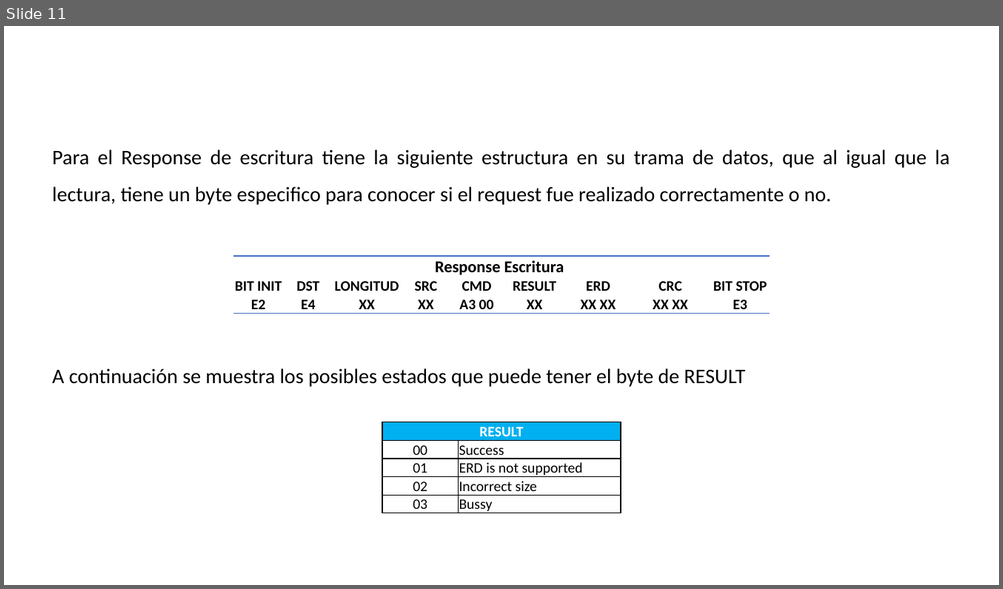
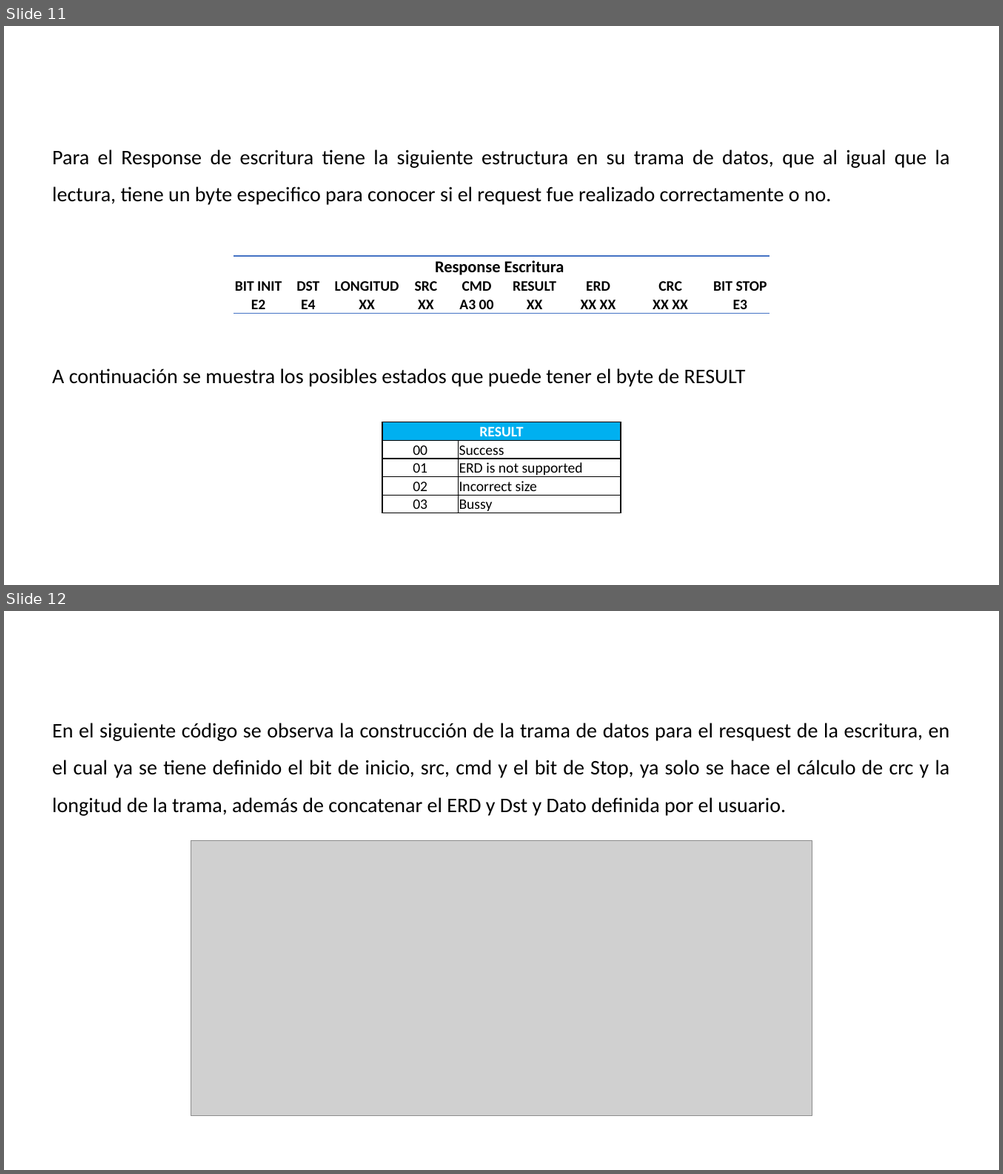
Before and after one commit to LeonelNieto/Serial-GEA, a slide deck: GEA3 Python.pptx. Shown one above the other, each under a label of ours: slide 11 before the commit, slides 11 and 12 after it. The pictures are 1003x589 and 1003x1174 pixels, drawn with LibreOffice and Linux fonts; fonts in the diff are those of the drawing; grey boxes stand for pictures; background and template pictures are left out. Boxes give left, top, right and bottom in pixels: in the first picture for what was removed or moved away, otherwise in the second. Text is boxed around its words. In the diff, an @@ line names an element or a change of style, - is before the commit and + after.

Commit message:
pp lectura y escritura, merge errors labview

```diff
--- a/GEA3 Python.pptx
+++ b/GEA3 Python.pptx
@@ slide 12 added at (4,611,999,1170), background picture (left out); not listed: 1 template element that a slide beside it also shows @@
@@ text added at (52,723,950,816), 20 pt, text #000000 @@
+En el siguiente código se observa la construcción de la trama de datos para el resquest de la escritura, en el cual ya se tiene definido el bit de inicio, src, cmd y el bit de Stop, ya solo se hace el cálculo de crc y la longitud de la trama, además de concatenar el ERD y Dst y Dato definida por el usuario.
@@ picture added at (191,841,812,1117) @@
```
Also in this commit, not shown: 2 slides changed, 4 other slides added, 4 slides removed, 1 other file.
